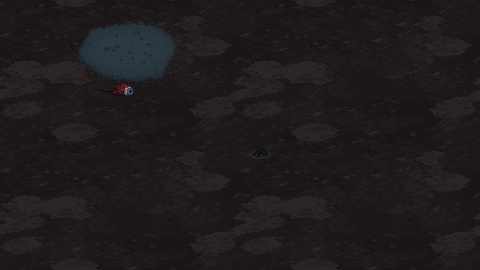
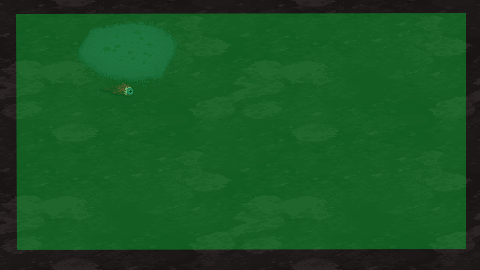
Layers edited between the first and the second 480x270 image:
showed group "Areas" (1 layers) over [16, 13, 466, 250]
removed layer "Layer 2" from group "Threshold.png" over [245, 145, 272, 159]
